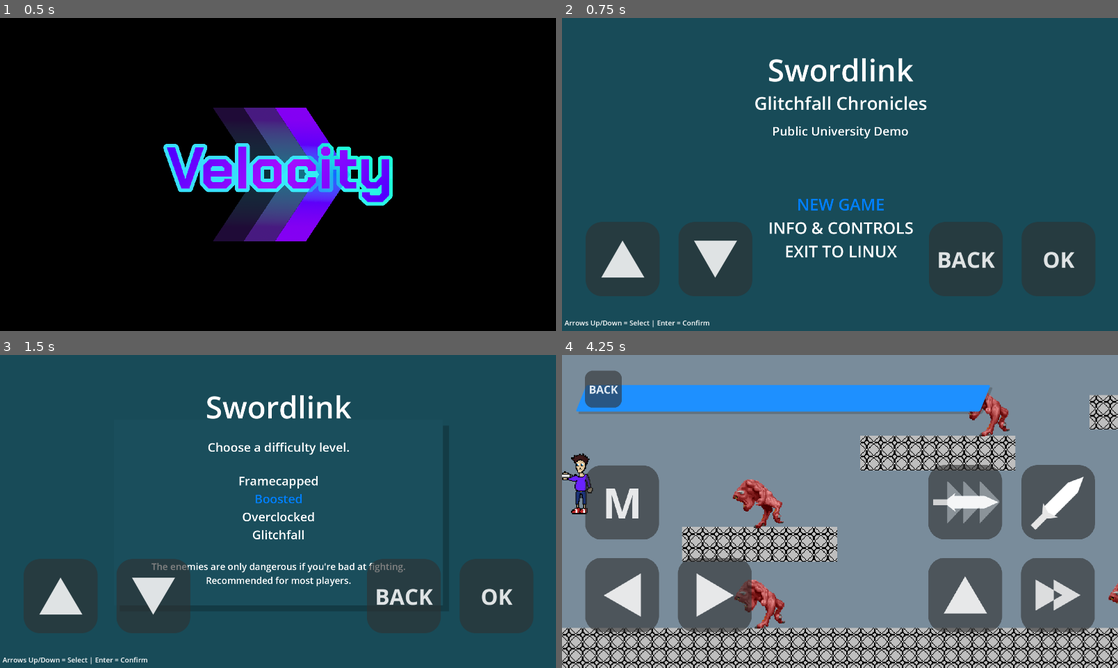
Above: before the commit, frames 1-4 (two rows, left to right).
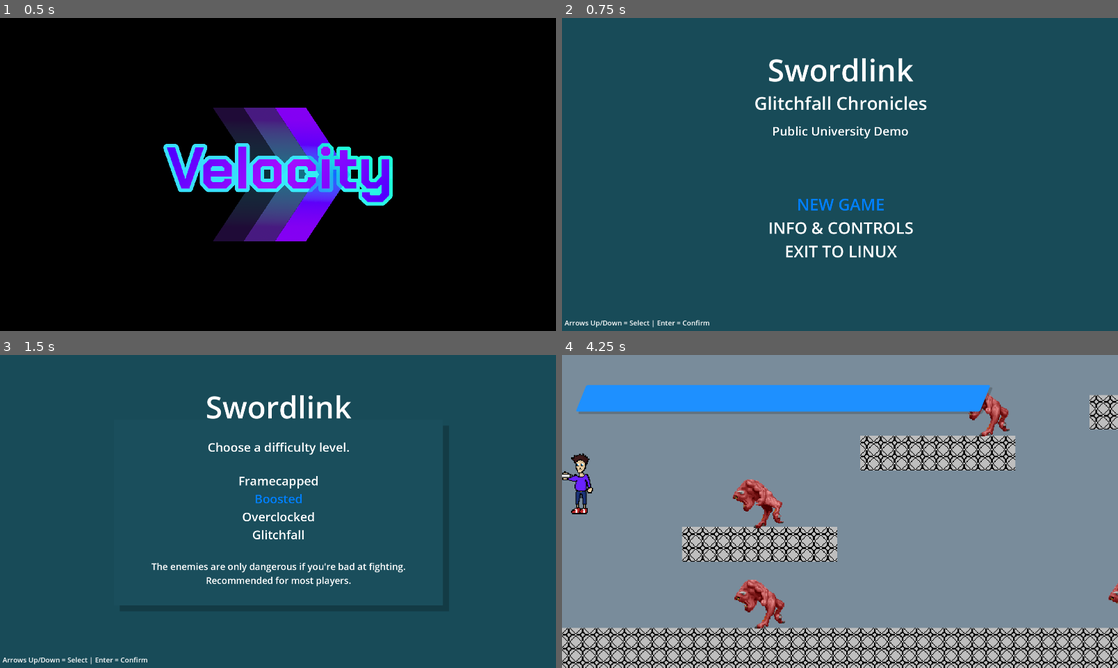
Above: after the commit, the same moments.

Repository: That1M8Head/Swordlink
Game: Godot game, scene res://intro.tscn
Same seed, same stepped clock (60 frames per second), same inputs: the game is played once before the commit and once after it.
Inputs (mouse positions are in pixels of both pictures, inside the frame that each line leads up to):
- Up to frame 1 (0.5 s): no input
- Up to frame 2 (0.75 s): tap Enter (MenuConfirm) at 0.5 s; move the mouse to (962, 158) at 0.52 s; hold D (MoveRight) from 0.53 s (still down); hold X (AltAttack) from 0.53 s (still down); click (962, 158) at 0.67 s
- Up to frame 3 (1.5 s): tap Space (Jump) at 0.77 s; release D (MoveRight) at 1.25 s; release X (AltAttack) at 1.25 s; tap Enter (MenuConfirm) at 1.25 s; drag from (166, 527) to (250, 574) at 1.27 s
- Up to frame 4 (4.25 s): tap Enter (MenuConfirm) at 2 s; move the mouse to (895, 442) at 2.02 s; hold A (MoveLeft) 2.03-2.75 s; tap C (Evade) at 2.1 s; click (895, 442) at 2.17 s; drag from (812, 574) to (673, 464) at 2.77 s; move the mouse to (1006, 558) at 3.52 s; hold D (MoveRight) from 3.53 s (still down); hold X (AltAttack) from 3.53 s (still down); click (1006, 558) at 3.67 s; tap Space (Jump) at 3.77 s

Frame 1 is identical in both runs. In frame 2, 1.5% of the frame differs, in the area x 7-93%, y 71-84%; in frame 3, 4.4%; in frame 4, 21%, in the area x 4-96%, y 4-89%.

Commit message:
Disabled emulate touch from mouse

Diff:
--- a/project.godot
+++ b/project.godot
@@ -142,7 +142,6 @@
 
 [input_devices]
 
-pointing/emulate_touch_from_mouse=true
 pointing/emulate_mouse_from_touch=false
 
 [rendering]
